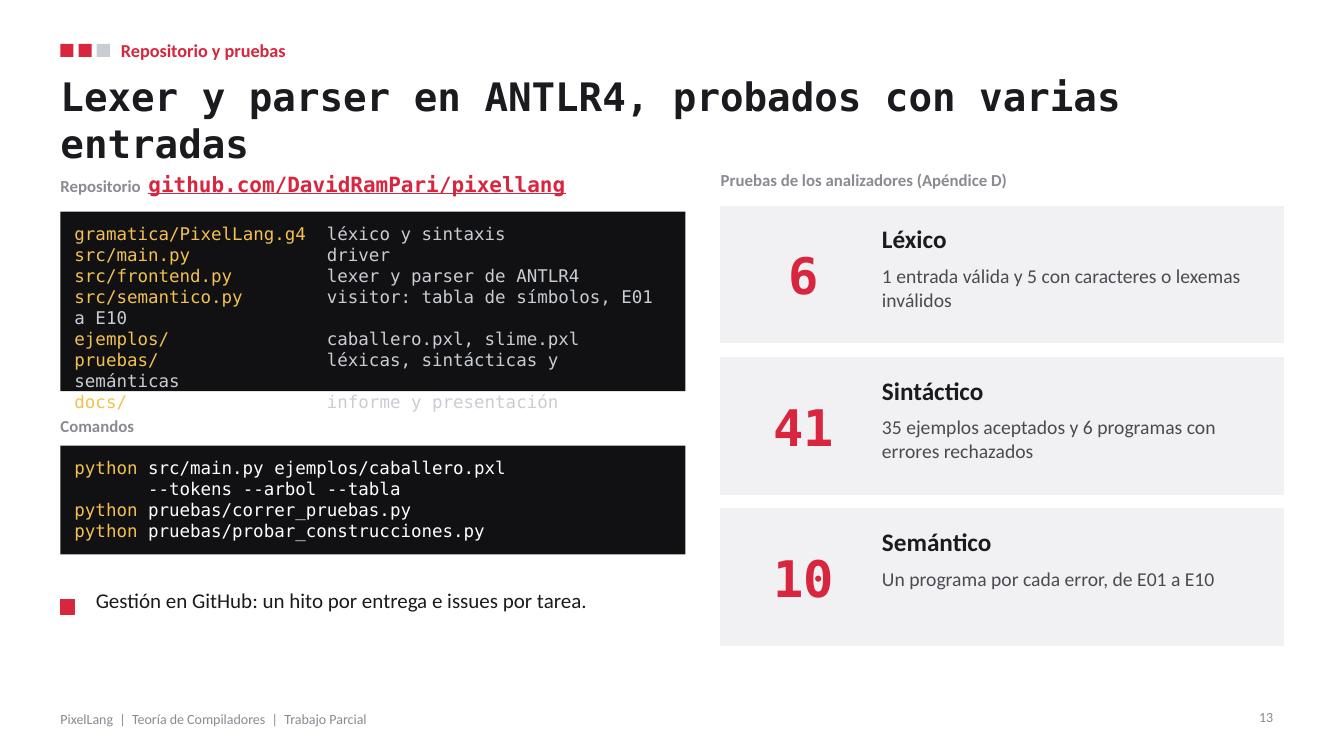
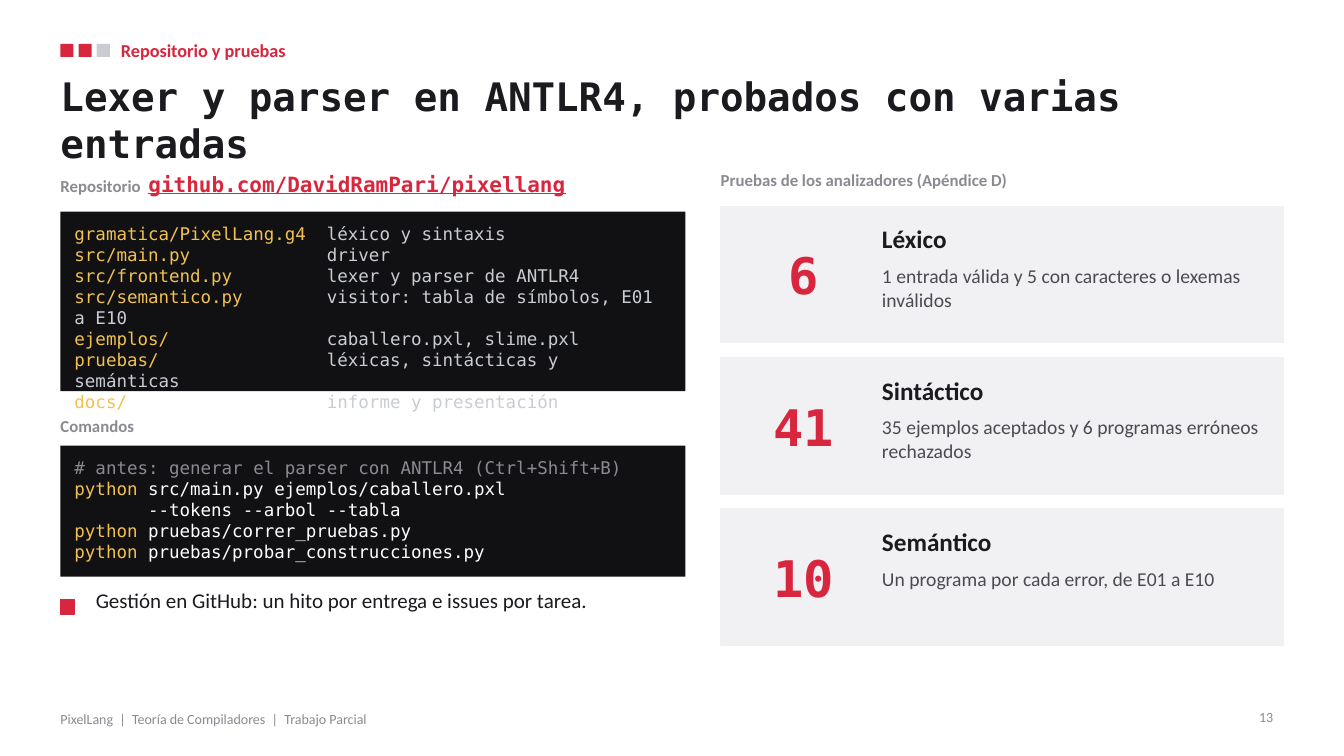
Before and after one commit to DavidRamPari/pixellang, a slide deck: slide 13 of docs/PixelLang_Presentacion.pptx. Drawn at 1344x756 pixels with LibreOffice and Linux fonts; fonts in the diff are those of the drawing. Boxes give left, top, right and bottom in pixels: in the first picture for what was removed or moved away, otherwise in the second. Text is boxed around its words. In the diff, an @@ line names an element or a change of style, - is before the commit and + after.

```diff
--- a/docs/PixelLang_Presentacion.pptx
+++ b/docs/PixelLang_Presentacion.pptx
@@ rectangle "# antes: generar el parser ...": place and size @@
-rectangle "# antes: generar el parser ..." at [60,446,686,555]
+rectangle "# antes: generar el parser ..." at [60,446,686,577]
@@ text at [882,420,1258,458]: text changed @@
-35 ejemplos aceptados y 6 programas con errores rechazados
+35 ejemplos aceptados y 6 programas erróneos rechazados
@@ text in rectangle at [95,460,621,478]: paragraph added @@
+# antes: generar el parser con ANTLR4 (Ctrl+Shift+B)
```
Also in this commit, not shown: 7 other slides changed, 4 other files.
